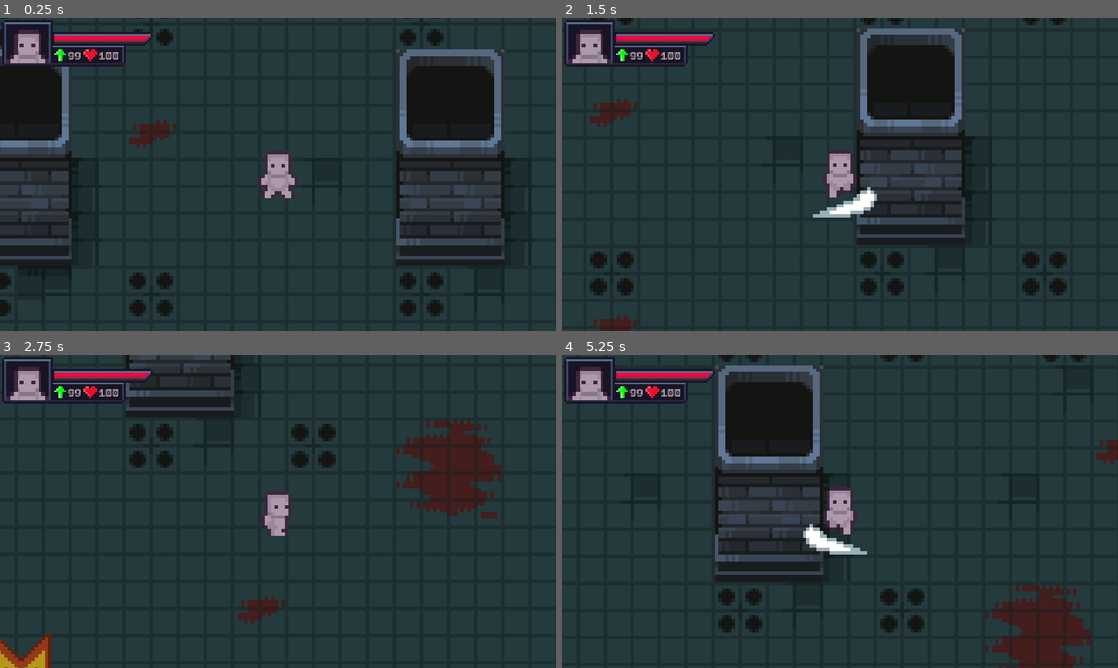
Above: before the commit, frames 1-4 (two rows, left to right).
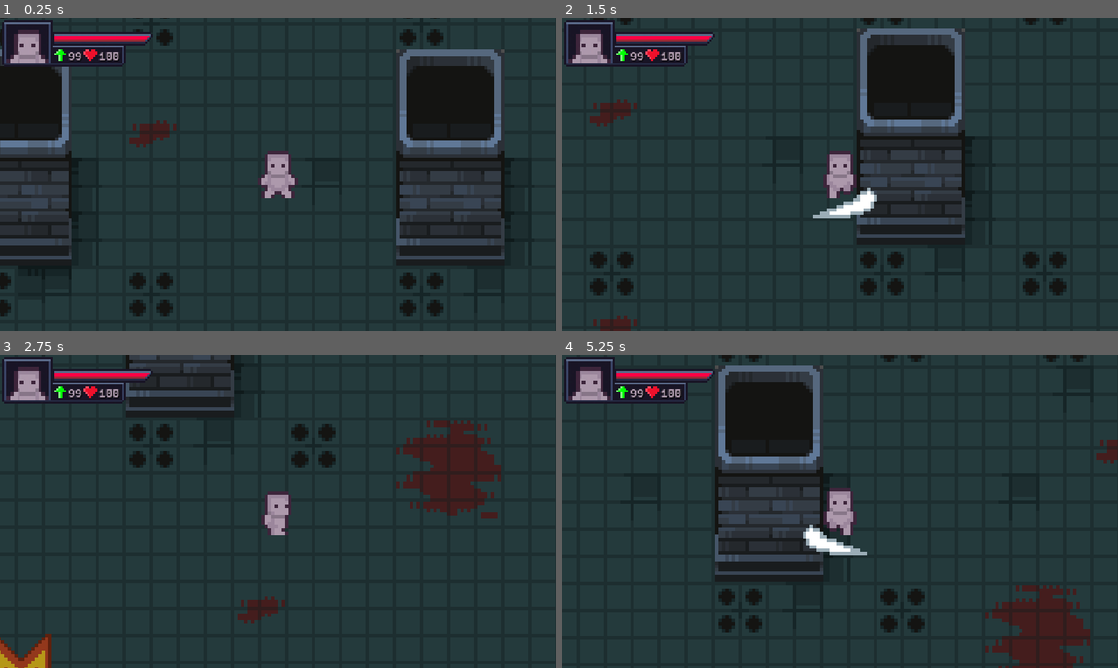
Above: after the commit, the same moments.

Repository: kyndlm/gamejam-loop
Game: Godot game, scene res://Scenes/universe.tscn
Two runs of this game, one before a commit and one after it. Both use one fixed random seed, a clock stepped at 60 frames per second and the inputs below.
Inputs (mouse positions are in pixels of both pictures, inside the frame that each line leads up to):
- Up to frame 1 (0.25 s): no input
- Up to frame 2 (1.5 s): move the mouse to (962, 158) at 0.52 s; hold D (right) 0.53-1.28 s; click (962, 158) at 0.6 s; move the mouse to (728, 190) at 1.27 s; hold S (down) from 1.28 s (still down); click (728, 190) at 1.35 s
- Up to frame 3 (2.75 s): move the mouse to (333, 442) at 2.02 s; release S (down) at 2.03 s; hold D (right) from 2.03 s (still down); click (333, 442) at 2.1 s
- Up to frame 4 (5.25 s): move the mouse to (812, 574) at 2.77 s; release D (right) at 2.78 s; hold W (up) 2.78-3.53 s; click (812, 574) at 2.85 s; move the mouse to (1006, 558) at 3.52 s; hold A (left) 3.53-5.03 s; click (1006, 558) at 3.6 s; move the mouse to (673, 464) at 4.27 s; click (673, 464) at 4.35 s; move the mouse to (867, 511) at 5.02 s; hold S (down) from 5.03 s (still down); click (867, 511) at 5.1 s

The runs differ from the first frame. In frame 1, less than 0.1% of the frame differs, in the area x 11-91%, y 10-42%; in frame 2, 0.2%; in frame 3, 0.1%; in frame 4, 0.3%, in the area x 12-95%, y 8-91%.

Commit message:
made ghost blurry and player smooth again

Diff:
--- a/Game/Scenes/Player/Ghost.tscn
+++ b/Game/Scenes/Player/Ghost.tscn
@@ -265,6 +265,7 @@
 }]
 
 [node name="Ghost" type="CharacterBody2D"]
+physics_interpolation_mode = 1
 
 [node name="CollisionShape2D" type="CollisionShape2D" parent="."]
 position = Vector2(0, 4)
@@ -272,7 +273,7 @@
 disabled = true
 
 [node name="AnimatedSprite2D" type="AnimatedSprite2D" parent="."]
-texture_filter = 1
+texture_filter = 2
 sprite_frames = SubResource("SpriteFrames_hw8qy")
 animation = &"attack_up"
 autoplay = "idle_down"
--- a/Game/project.godot
+++ b/Game/project.godot
@@ -80,5 +80,3 @@
 [rendering]
 
 textures/canvas_textures/default_texture_filter=0
-2d/snap/snap_2d_transforms_to_pixel=true
-2d/snap/snap_2d_vertices_to_pixel=true
Not shown: 1 places in Game/Scenes/Player/Ghost.tscn that only renumber resources
